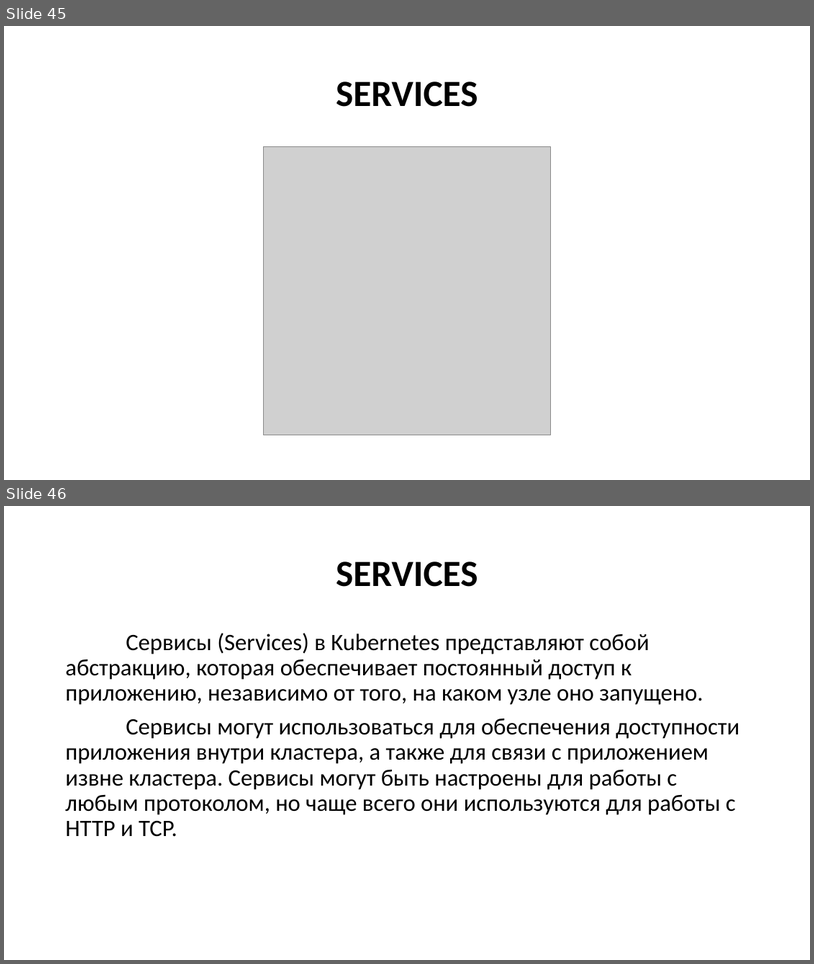
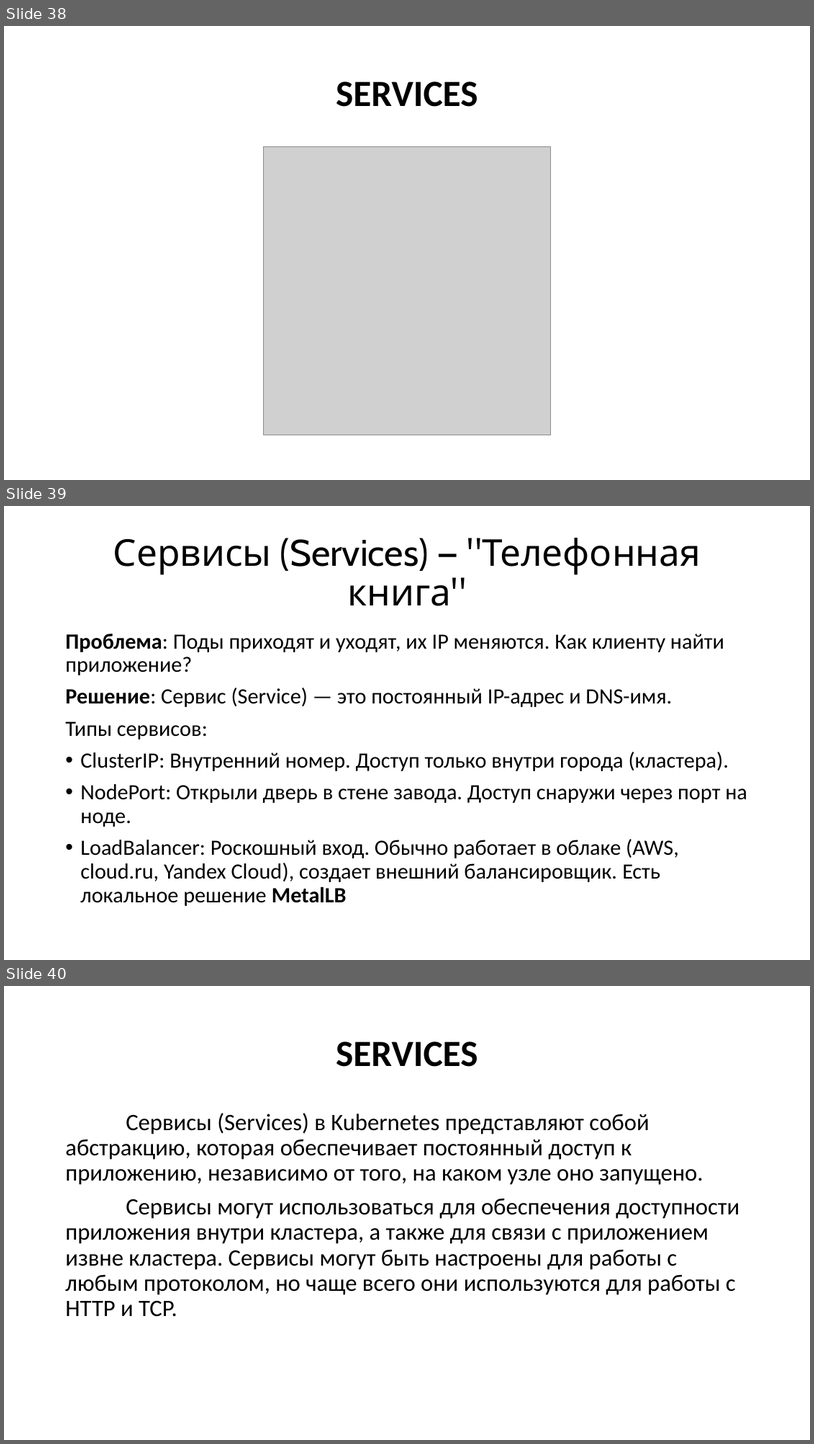
Before and after one commit to Kollekcioner47/k8s, a slide deck: k8s.pptx. Shown one above the other, each under a label of ours: slides 45 and 46 before the commit, slides 38, 39 and 40 after it. The pictures are 814x964 and 814x1444 pixels, drawn with LibreOffice and Linux fonts; fonts in the diff are those of the drawing; grey boxes stand for pictures. Boxes give left, top, right and bottom in pixels: in the first picture for what was removed or moved away, otherwise in the second. Text is boxed around its words. In the diff, an @@ line names an element or a change of style, - is before the commit and + after.

```diff
--- a/k8s.pptx
+++ b/k8s.pptx
@@ slide 39 added at bbox=[4, 506, 810, 960], background #FFFFFF @@
@@ title added at bbox=[113, 538, 701, 606], 44 pt, text #000000 @@
+Сервисы (Services) — "Телефонная книга"
@@ text added at bbox=[65, 633, 748, 906], 25.9 pt, text #000000 @@
+Проблема: Поды приходят и уходят, их IP меняются. Как клиенту найти приложение?
+Решение: Сервис (Service) — это постоянный IP-адрес и DNS-имя.
+Типы сервисов:
+• ClusterIP: Внутренний номер. Доступ только внутри города (кластера).
+• NodePort: Открыли дверь в стене завода. Доступ снаружи через порт на ноде.
+• LoadBalancer: Роскошный вход. Обычно работает в облаке (AWS, cloud.ru, Yandex Cloud), создает внешний балансировщик. Есть локальное решение MetalLB
@@ what was slide 45 is now slide 38 @@
@@ what was slide 46 is now slide 40 @@
```
Also in this commit, not shown: 8 slides changed, 22 other slides added, 12 slides removed.
